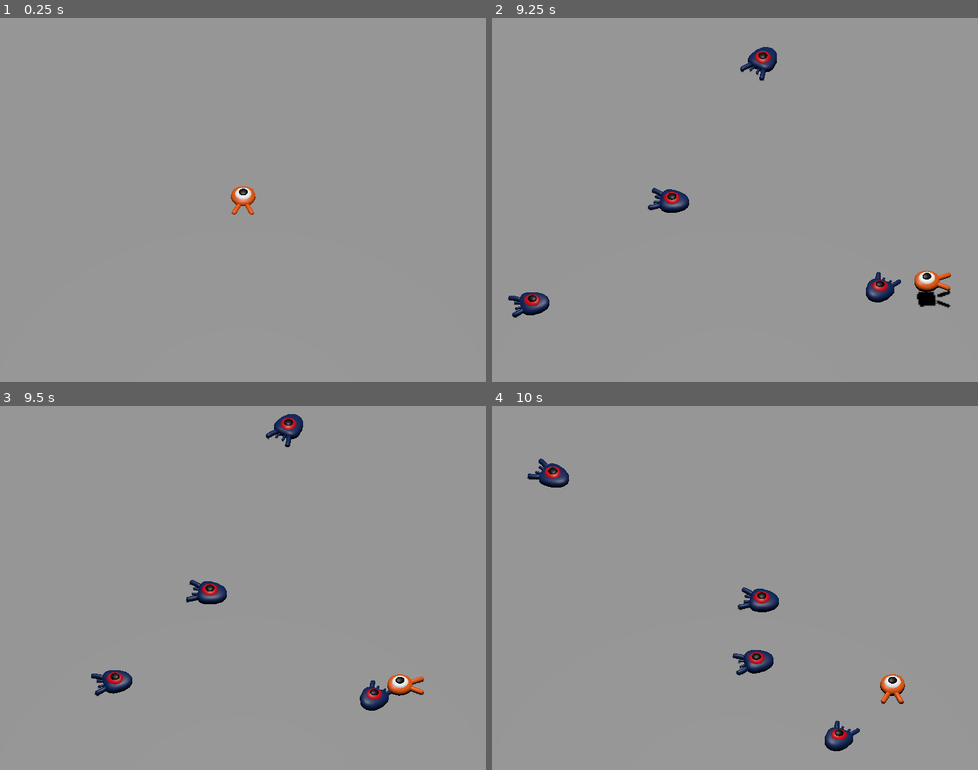
Above: before the commit, frames 1-4 (two rows, left to right).
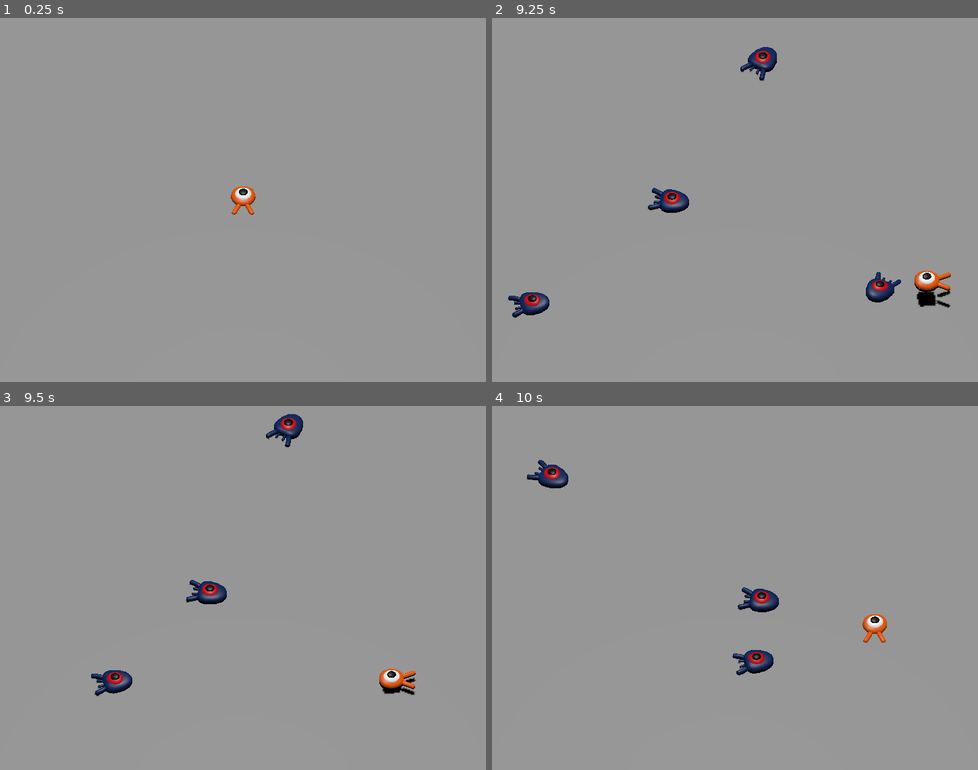
Above: after the commit, the same moments.

Repository: Ethan-Caracoglia/Squash-the-Creeps-EOC
Game: Godot game, scene res://Scenes/main.tscn
The game is run twice, just before and just after one commit, with the same random seed, the same clock (stepped at 60 frames per second) and the same inputs.
Inputs:
- Up to frame 1 (0.25 s): no input
- Up to frame 2 (9.25 s): tap Enter at 0.5 s; hold D (move_right) 0.53-1.28 s; tap Space (jump) at 0.77, 1.52, 3.02, 3.77, 4.52, 6.02, 6.77, 7.52, 9.02 s; hold S (move_down) 1.28-2.03 s; hold D (move_right) 2.03-2.78 s; hold Up (move_up) 2.78-3.53 s; hold A (move_left) 3.53-5.03 s; hold S (move_down) 5.03-5.78 s; hold D (move_right) 5.78-6.53 s; hold Up (move_up) 6.53-7.28 s; hold D (move_right) 7.28-8.03 s; hold S (move_down) 8.03-8.78 s; hold A (move_left) from 8.78 s (still down)
- Up to frame 3 (9.5 s): keep holding A (move_left)
- Up to frame 4 (10 s): release A (move_left) at 9.53 s; hold Up (move_up) from 9.53 s (still down); tap Space (jump) at 9.77 s

Frames 1-2 are identical in both runs. In frame 3, 0.8% of the frame differs, in the area x 74-88%, y 72-84%; in frame 4, 1.1%, in the area x 7-85%, y 14-95%.
Error before the commit: Invalid call. Nonexistent function 'squash' in base 'CharacterBody3D (mob.gd)'. (res://Scripts/player.gd:60)

Commit message:
Updated to allow the player to kill the mobs

Diff:
--- a/Scripts/mob.gd
+++ b/Scripts/mob.gd
@@ -5,6 +5,8 @@
 @export var min_speed = 10
 ## Maximum Speed that the mob can move at
 @export var max_speed = 25
+
+signal squashed
 
 func _physics_process(delta):
 	move_and_slide()
@@ -23,3 +25,7 @@
 
 func _on_visible_on_screen_notifier_3d_screen_exited():
 	queue_free()
+
+func squash():
+	squashed.emit()
+	queue_free()
--- a/Scripts/player.gd
+++ b/Scripts/player.gd
@@ -58,7 +58,7 @@
 			# Check for a collision from above
 			if Vector3.UP.dot(collision.get_normal()) > 0.1:
 				mob.squash()
-				target_velocity = bounce_impulse
+				target_velocity.y = bounce_impulse
 				break
 
 	# Moving the Character
